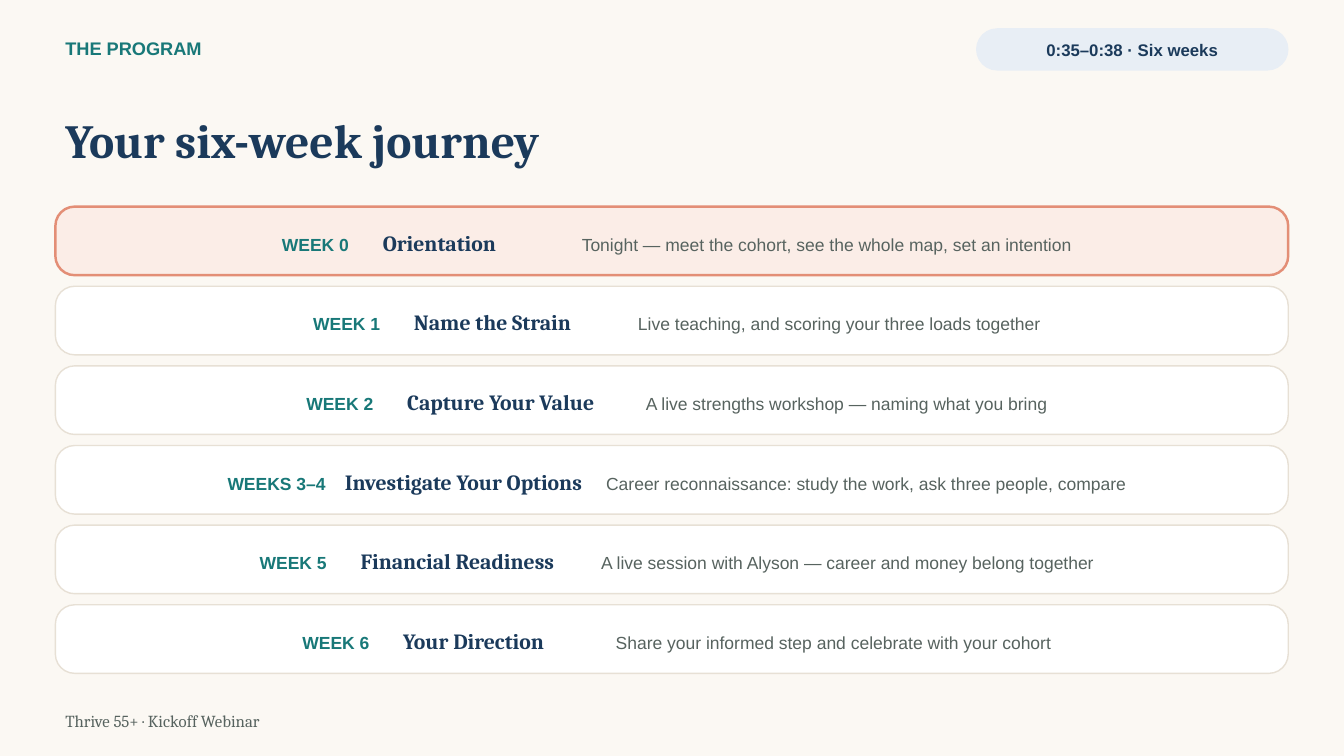
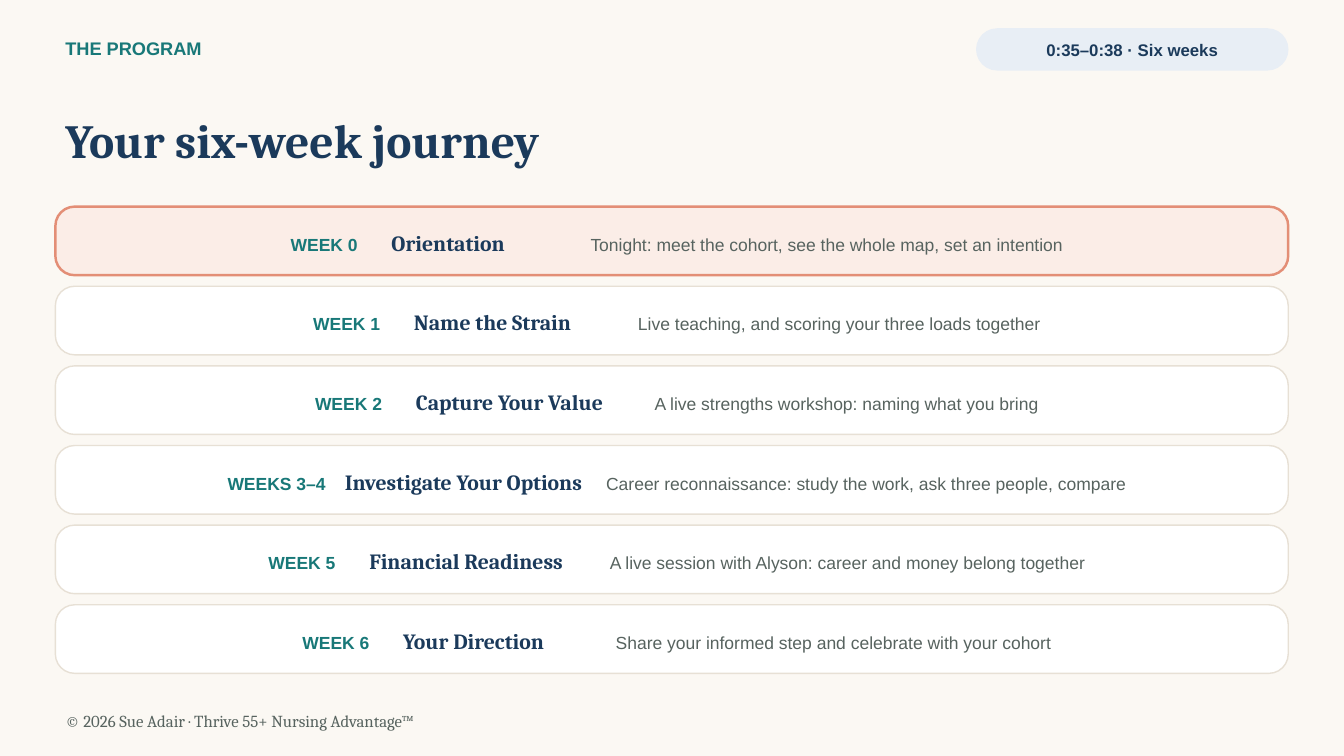
Before and after one commit to MissTully/Thrive-55, a slide deck: slide 11 of webinars/Thrive55_Week0_Kickoff_Zoom.pptx. Drawn at 1344x756 pixels with LibreOffice and Linux fonts; fonts in the diff are those of the drawing. Boxes give left, top, right and bottom in pixels: in the first picture for what was removed or moved away, otherwise in the second. Text is boxed around its words. In the diff, an @@ line names an element or a change of style, - is before the commit and + after.

```diff
--- a/webinars/Thrive55_Week0_Kickoff_Zoom.pptx
+++ b/webinars/Thrive55_Week0_Kickoff_Zoom.pptx
@@ text in rounded rectangle at (291,238,1063,255): text changed @@
-WEEK 0 Orientation Tonight — meet the cohort, see the whole map, set an intention
+WEEK 0 Orientation Tonight: meet the cohort, see the whole map, set an intention
@@ text in rounded rectangle at (315,395,1038,415): text changed @@
-WEEK 2 Capture Your Value A live strengths workshop — naming what you bring
+WEEK 2 Capture Your Value A live strengths workshop: naming what you bring
@@ text in rounded rectangle at (268,554,1085,573): text changed @@
-WEEK 5 Financial Readiness A live session with Alyson — career and money belong together
+WEEK 5 Financial Readiness A live session with Alyson: career and money belong together
@@ text at (83,715,414,731): text changed @@
-Thrive 55+ · Kickoff Webinar
+© 2026 Sue Adair · Thrive 55+ Nursing Advantage™
```
Also in this commit, not shown: 16 other slides changed.
